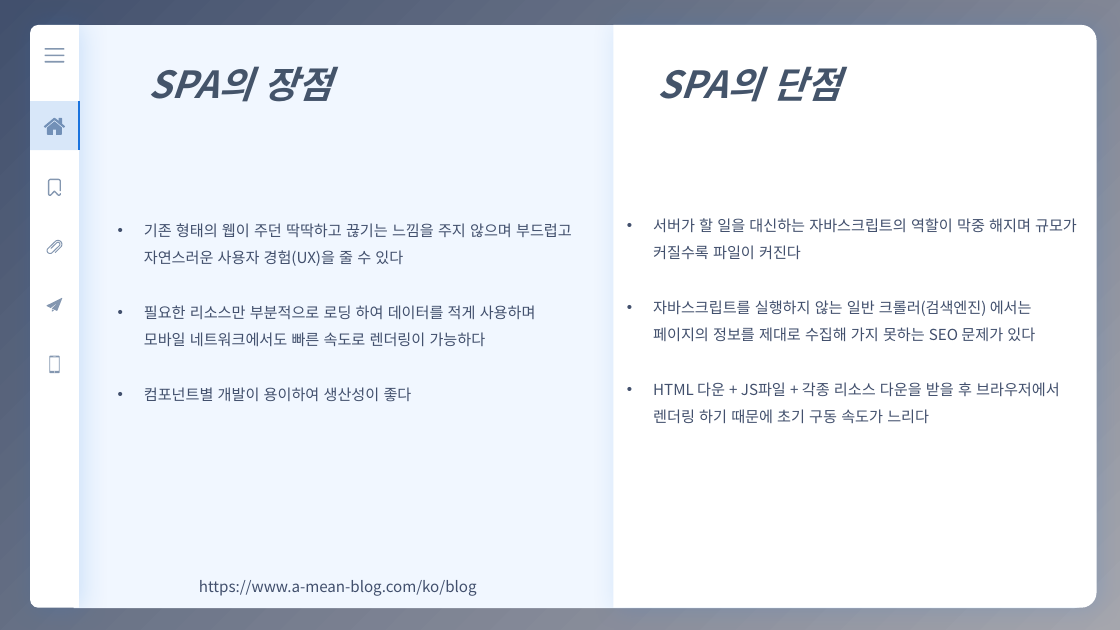
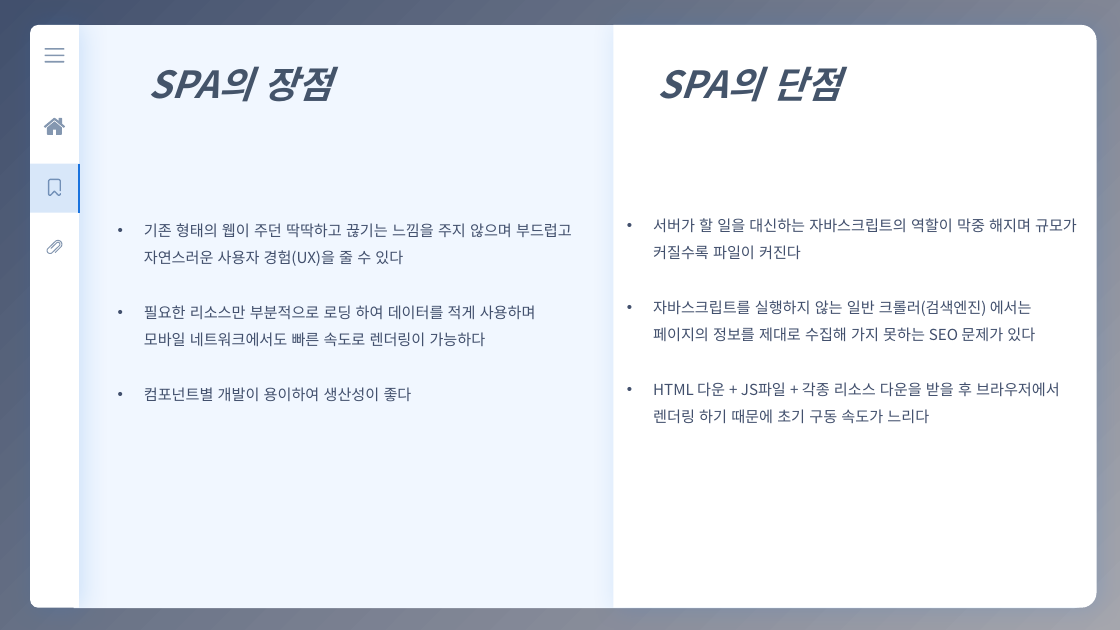
Before and after one commit to eunbee-kim/dmsql1471, a slide deck: slide 7 of 교육/4주차_MVC_SPA_PWA.pptx. Drawn at 1120x630 pixels with LibreOffice and Linux fonts; fonts in the diff are those of the drawing. Boxes give left, top, right and bottom in pixels: in the first picture for what was removed or moved away, otherwise in the second. Text is boxed around its words. In the diff, an @@ line names an element or a change of style, - is before the commit and + after.

```diff
--- a/교육/4주차_MVC_SPA_PWA.pptx
+++ b/교육/4주차_MVC_SPA_PWA.pptx
@@ table: place and size @@
-table at [30, 101, 79, 150]
+table at [30, 164, 79, 213]
@@ freeform shape removed at [47, 298, 63, 312] @@
@@ freeform shape removed at [50, 355, 60, 373] @@
@@ text removed at [199, 580, 477, 596] @@
-https://www.a-mean-blog.com/ko/blog
```
Also in this commit, not shown: 7 other slides changed, 3 other files.
